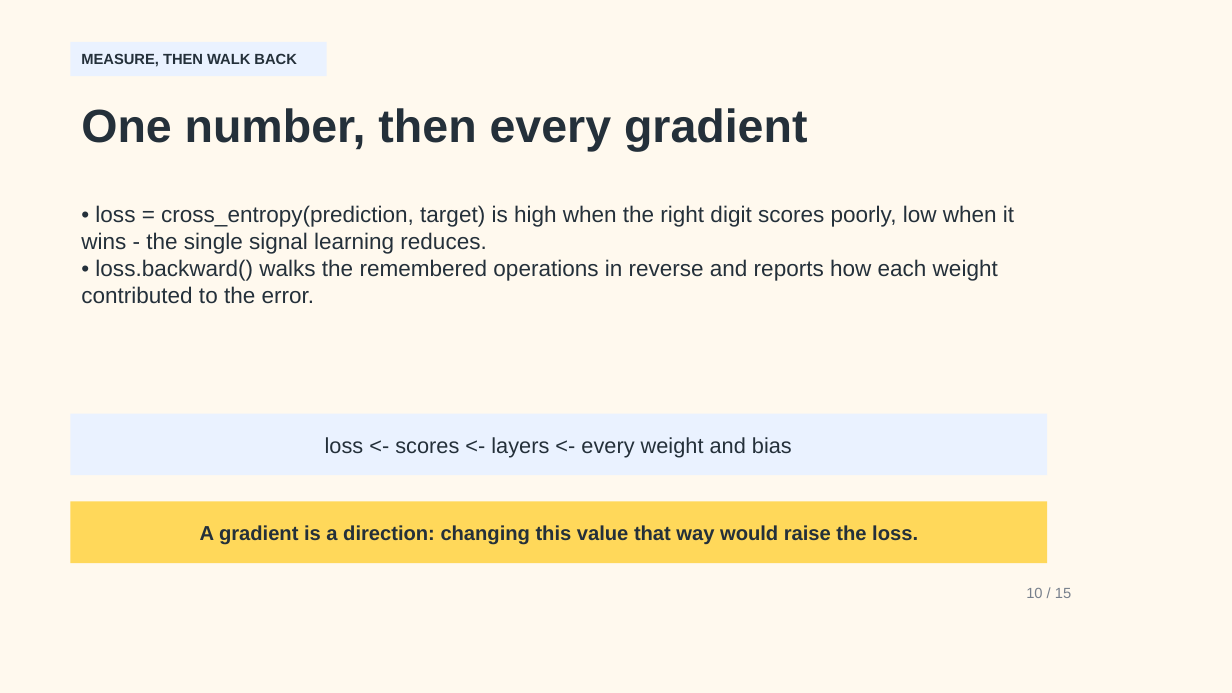
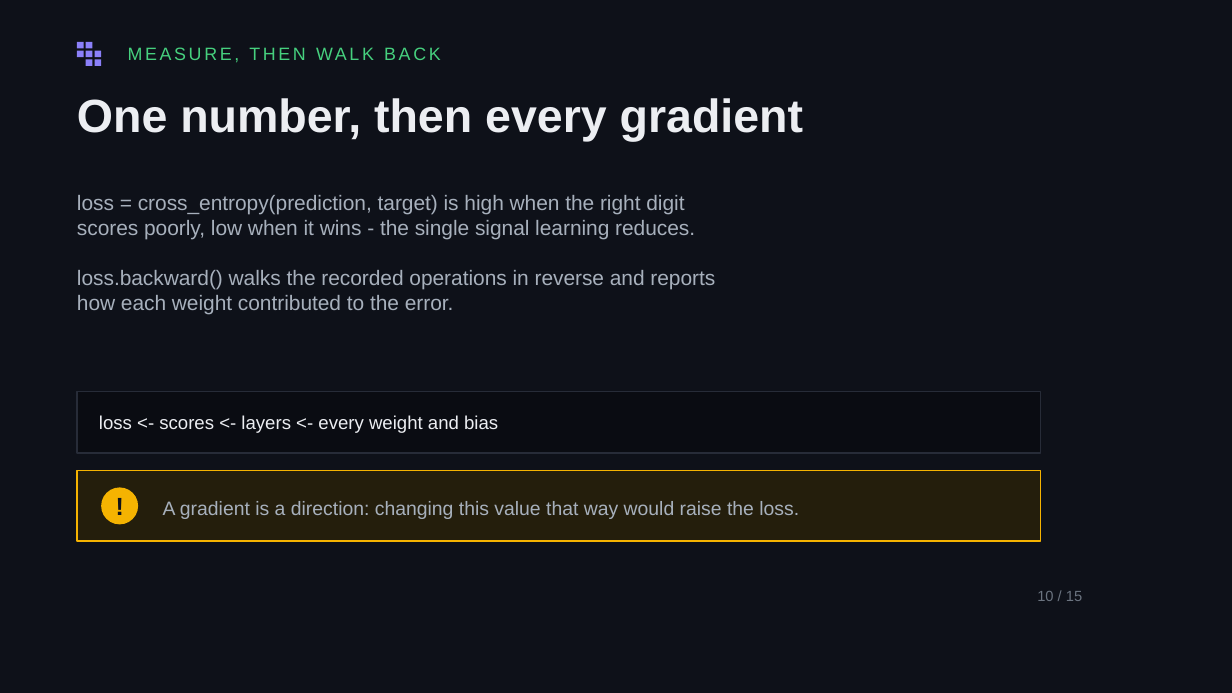
Before and after one commit to uh-pcs/Workshop3, a slide deck: slide 10 of slides/pcs-workshop-intro.pptx. Drawn at 1232x693 pixels with LibreOffice and Linux fonts; fonts in the diff are those of the drawing. Boxes give left, top, right and bottom in pixels: in the first picture for what was removed or moved away, otherwise in the second. Text is boxed around its words. In the diff, an @@ line names an element or a change of style, - is before the commit and + after.

```diff
--- a/slides/pcs-workshop-intro.pptx
+++ b/slides/pcs-workshop-intro.pptx
@@ background #FFF9EE to #0E1119 @@
@@ rectangle removed at [70, 41, 326, 76] @@
@@ rectangle added at [77, 41, 84, 48], fill #8B80F9 @@
@@ rectangle added at [77, 50, 84, 57], fill #8B80F9 @@
@@ rectangle added at [86, 41, 93, 48], fill #8B80F9 @@
@@ rectangle added at [86, 50, 93, 57], fill #8B80F9 @@
@@ rectangle added at [86, 59, 93, 66], fill #8B80F9 @@
@@ rectangle added at [95, 50, 102, 57], fill #8B80F9 @@
@@ rectangle added at [95, 59, 102, 66], fill #8B80F9 @@
@@ text "MEASURE, THEN WALK BACK": place and size @@
-text "MEASURE, THEN WALK BACK" at [81, 53, 297, 67]
+text "MEASURE, THEN WALK BACK" at [374, 98, 472, 133]
@@ text "MEASURE, THEN WALK BACK" at [374, 98, 472, 133]: size 9.5 to 11.5 pt, text colour #24303A to #46D07E, letter spacing 0 to 1.7 pt, bold off @@
@@ text "One number, then every gradient": place and size @@
-text "One number, then every gradient" at [81, 108, 807, 152]
+text "One number, then every gradient" at [77, 98, 803, 141]
@@ text "One number, then every gradient" at [77, 98, 803, 141]: text colour #24303A to #ECEEF2 @@
@@ text at [77, 195, 715, 315]: text changed; size 14.5 to 13.5 pt; text colour #24303A to #A7B0BC @@
-• loss = cross_entropy(prediction, target) is high when the right digit scores poorly, low when it wins - the single signal learning reduces.
-• loss.backward() walks the remembered operations in reverse and reports how each weight contributed to the error.
+loss = cross_entropy(prediction, target) is high when the right digit
+scores poorly, low when it wins - the single signal learning reduces.
+loss.backward() walks the recorded operations in reverse and reports
+how each weight contributed to the error.
@@ rectangle: place and size @@
-rectangle at [70, 414, 1048, 475]
+rectangle at [77, 391, 1041, 453]
@@ rectangle at [77, 391, 1041, 453]: fill #EAF2FF to #0A0C12; outline none to #272C38 0.74 pt @@
@@ text "loss <- scores <- layers ...": place and size @@
-text "loss <- scores <- layers ..." at [325, 437, 792, 457]
+text "loss <- scores <- layers ..." at [99, 415, 498, 433]
@@ text "loss <- scores <- layers ..." at [99, 415, 498, 433]: size 14 to 12 pt, text colour #24303A to #ECEEF2; alignment centre to left; vertical alignment middle to top @@
@@ rectangle: place and size @@
-rectangle at [70, 502, 1048, 563]
+rectangle at [77, 471, 1041, 541]
@@ rectangle at [77, 471, 1041, 541]: fill #FFD85A to #241E0C; outline none to #F5B301 0.99 pt @@
@@ ellipse added at [102, 487, 139, 524], fill #F5B301 @@
@@ text added at [102, 487, 139, 524], 16 pt, text #0E1119, bold @@
+!
@@ text "A gradient is a direction: ...": place and size @@
-text "A gradient is a direction: ..." at [200, 525, 918, 545]
+text "A gradient is a direction: ..." at [163, 501, 799, 519]
@@ text "A gradient is a direction: ..." at [163, 501, 799, 519]: size 13 to 12.5 pt, text colour #24303A to #A7B0BC, bold off; alignment centre to left @@
@@ text "10 / 15": place and size @@
-text "10 / 15" at [1026, 588, 1071, 598]
+text "10 / 15" at [1037, 591, 1082, 601]
@@ text "10 / 15" at [1037, 591, 1082, 601]: text colour #77808C to #6B7480 @@
```
Also in this commit, not shown: 14 other slides changed, 3 other files.
